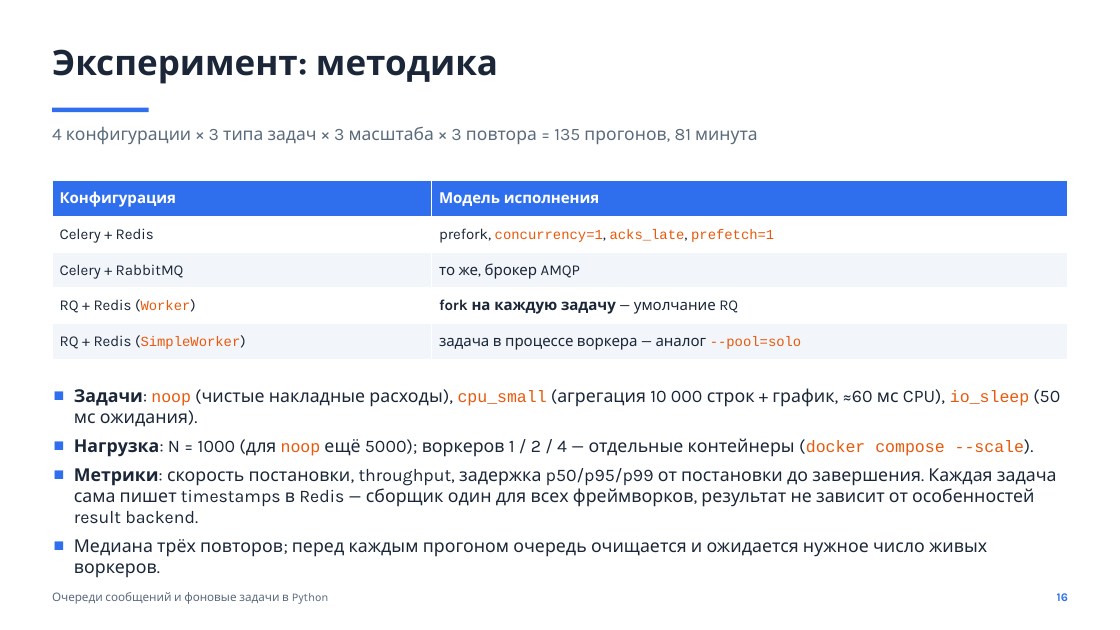
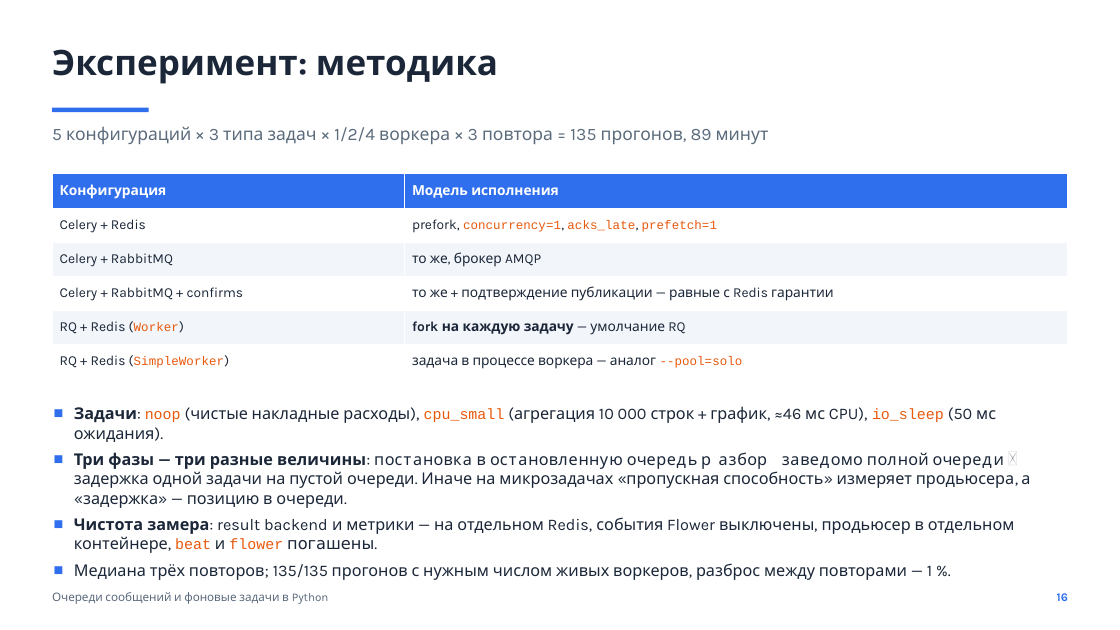
Before and after one commit to kirillkychkin/report-queue, a slide deck: slide 16 of slides/talk.pptx. Drawn at 1120x630 pixels with LibreOffice and Linux fonts; fonts in the diff are those of the drawing. Boxes give left, top, right and bottom in pixels: in the first picture for what was removed or moved away, otherwise in the second. Text is boxed around its words. In the diff, an @@ line names an element or a change of style, - is before the commit and + after.

```diff
--- a/slides/talk.pptx
+++ b/slides/talk.pptx
@@ text at (52,126,769,144): text changed @@
-4 конфигурации × 3 типа задач × 3 масштаба × 3 повтора = 135 прогонов, 81 минута
+5 конфигураций × 3 типа задач × 1/2/4 воркера × 3 повтора = 135 прогонов, 89 минут
@@ table at (52,174,1069,378) @@
+row 4: Celery + RabbitMQ + confirms | то же + подтверждение публикации — равные с Redis гарантии
@@ table: place and size @@
-table at (52,181,1069,360)
+table at (52,174,1069,378)
@@ text at (74,406,1030,580): text changed; size 15.2 to 13.9 pt @@
-■ Задачи: noop (чистые накладные расходы), cpu_small (агрегация 10 000 строк + график, ≈60 мс CPU), io_sleep (50 мс ожидания).
-■ Нагрузка: N = 1000 (для noop ещё 5000); воркеров 1 / 2 / 4 — отдельные контейнеры (docker compose --scale).
-■ Метрики: скорость постановки, throughput, задержка p50/p95/p99 от постановки до завершения. Каждая задача сама пишет timestamps в Redis — сборщик один для всех фреймворков, результат не зависит от особенностей result backend.
-■ Медиана трёх повторов; перед каждым прогоном очередь очищается и ожидается нужное число живых воркеров.
+■ Задачи: noop (чистые накладные расходы), cpu_small (агрегация 10 000 строк + график, ≈46 мс CPU), io_sleep (50 мс ожидания).
+■ Три фазы — три разные величины: постановка в остановленную очередь → разбор заведомо полной очереди → задержка одной задачи на пустой очереди. Иначе на микрозадачах «пропускная способность» измеряет продьюсера, а «задержка» — позицию в очереди.
+■ Чистота замера: result backend и метрики — на отдельном Redis, события Flower выключены, продьюсер в отдельном контейнере, beat и flower погашены.
+■ Медиана трёх повторов; 135/135 прогонов с нужным числом живых воркеров, разброс между повторами — 1 %.
```
Also in this commit, not shown: 4 other slides changed, 32 other files.
